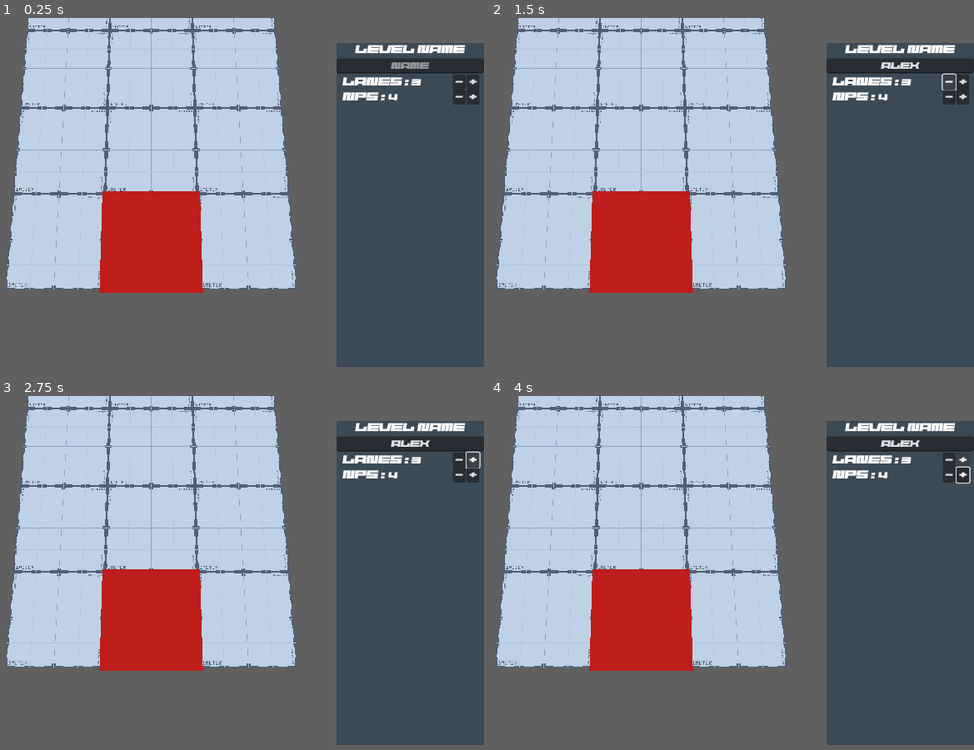
Above: before the commit, frames 1-4 (two rows, left to right).
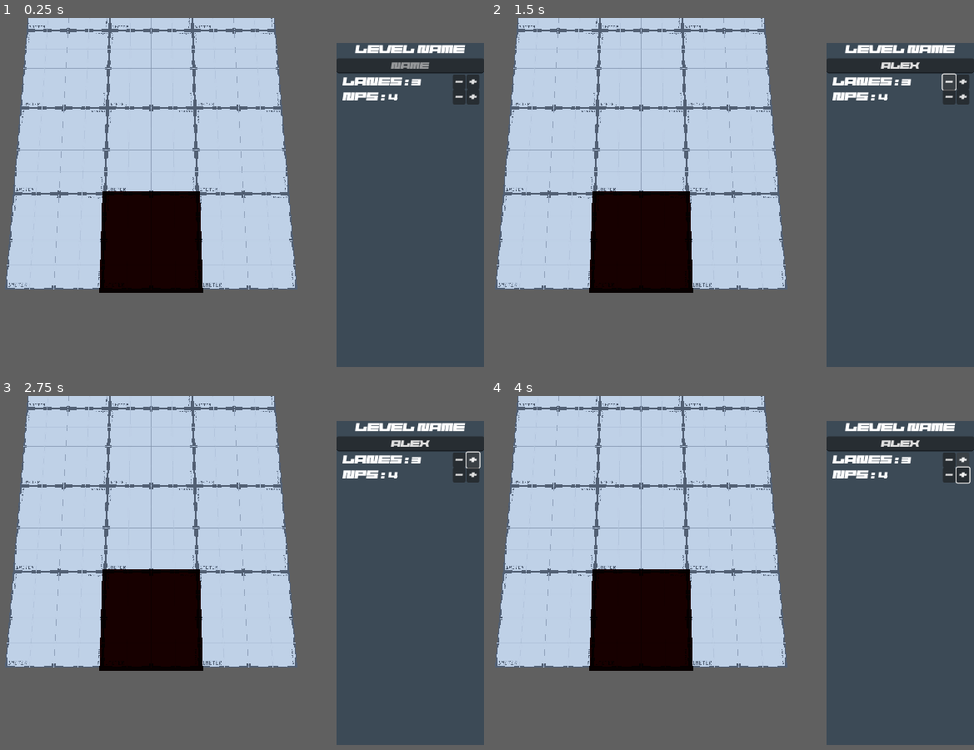
Above: after the commit, the same moments.

Repository: Calverin/Radio-Rideshare
Game: Godot game, scene res://Scenes/level_editor.tscn
Two runs of this game, one before a commit and one after it. Both use one fixed random seed, a clock stepped at 60 frames per second and the inputs below. This scene is started directly instead of the project's main scene. A sky picture missing from this copy of the repository is replaced by a grey-blue gradient.
Inputs (mouse positions are in pixels of both pictures, inside the frame that each line leads up to):
- Up to frame 1 (0.25 s): no input
- Up to frame 2 (1.5 s): click (901, 67) at 0.52 s; type "Alex" at 0.6 s; click "-" at 1.25 s
- Up to frame 3 (2.75 s): click "+" at 2 s
- Up to frame 4 (4 s): tap Enter at 2.75 s; hold , (quick_right) 2.78-3.53 s; tap 1 (object_1) at 2.85 s; tap 2 (object_2) at 3.05, 3.6 s; tap Space (honk) at 3.5 s; hold Down (ui_down) from 3.53 s (still down); tap 0 (object_clear) at 3.8 s

The runs differ from the first frame. In frame 1, 6.0% of the frame differs, in the area x 20-42%, y 48-78%; in frame 2, 6.0%; in frame 3, 6.0%; in frame 4, 6.0%.
Error before the commit: Invalid access to property or key 'title' on a base object of type 'Nil'. (res://Scripts/song.gd:7)
Error after the commit: Invalid access to property or key 'lanes' on a base object of type 'Nil'. (res://Scripts/level_editor.gd:104)

Commit message:
Level data now gets extended to proper length, bars in level editor for seconds

Diff:
--- /dev/null
+++ b/Scenes/bar.tscn
@@ -0,0 +1,11 @@
+[gd_scene load_steps=3 format=3 uid="uid://shftbtjgl12a"]
+
+[sub_resource type="StandardMaterial3D" id="StandardMaterial3D_fn6bs"]
+albedo_color = Color(0, 0, 0, 1)
+
+[sub_resource type="BoxMesh" id="BoxMesh_10jys"]
+material = SubResource("StandardMaterial3D_fn6bs")
+size = Vector3(50, 1, 1)
+
+[node name="Bar" type="MeshInstance3D"]
+mesh = SubResource("BoxMesh_10jys")
--- a/Scenes/level_editor.tscn
+++ b/Scenes/level_editor.tscn
@@ -40,6 +40,7 @@
 
 [sub_resource type="StandardMaterial3D" id="StandardMaterial3D_xlsxm"]
 transparency = 1
+blend_mode = 3
 albedo_color = Color(1, 0.113725, 0, 0.988235)
 
 [sub_resource type="BoxMesh" id="BoxMesh_iie70"]
--- a/Scenes/world.tscn
+++ b/Scenes/world.tscn
@@ -1,8 +1,7 @@
-[gd_scene load_steps=35 format=4 uid="uid://bp3hb20j374vw"]
+[gd_scene load_steps=34 format=4 uid="uid://bp3hb20j374vw"]
 
 [ext_resource type="Texture2D" uid="uid://n705qg6hd6ob" path="res://Assets/Skybox/skybox.exr" id="1_q8wfu"]
 [ext_resource type="Material" uid="uid://e58sm3dscnsb" path="res://Assets/Shaders/crt_shader.material" id="2_623nx"]
-[ext_resource type="PackedScene" uid="uid://c1klncb1e6jt8" path="res://Scenes/car.tscn" id="3_364ao"]
 [ext_resource type="PackedScene" uid="uid://j3un3pk121r3" path="res://Scenes/road.tscn" id="4_b20rt"]
 [ext_resource type="Script" path="res://Scripts/song.gd" id="5_h23w4"]
 
@@ -602,9 +601,6 @@
 
 [node name="Level" type="Node3D" parent="Shader"]
 
-[node name="Car" parent="Shader/Level" instance=ExtResource("3_364ao")]
-speed = 30
-
 [node name="Road" parent="Shader/Level" instance=ExtResource("4_b20rt")]
 transform = Transform3D(1, 0, 0, 0, 1, 0, 0, 0, 1, 0, -3, 0)
 mesh_library = SubResource("MeshLibrary_pcus3")
--- a/Scripts/Util/level_loader.gd
+++ b/Scripts/Util/level_loader.gd
@@ -18,6 +18,7 @@
 
 		# Generate the level if this is called on a GridMap
 		if name == "Road":
+			$"../../../Song".load_song()
 			generate_level($"." as GridMap, level_obj)
 
 static func load_level(level_name: String) -> Level:
@@ -27,7 +28,7 @@
 
 	## Load level
 	var data_string = load_level_data(level_name)
-	print(data_string)
+	#print(data_string)
 	data = data_string.split("\n")
 	for s: String in data:
 		if s.begins_with("#"):
--- a/Scripts/level_editor.gd
+++ b/Scripts/level_editor.gd
@@ -3,14 +3,17 @@
 var current_tile: Vector2i
 
 var current_level: Level
-var level_data
+var level_data: Array
 var level_length: int
+
+var song_position: float = 0.0
 
 @onready var LOADER = $Loader
 @onready var GROUND = $Level/Ground.mesh
 @onready var HIGHLIGHT: MeshInstance3D = $Level/Highlight
 @onready var OBJECTS = $Level/Objects
 
+var BAR = preload("res://Scenes/bar.tscn")
 var TAP_NOTE = preload("res://Scenes/Notes/tap_note.tscn")
 var PARKED_CAR = preload("res://Scenes/Obstacles/parked_car.tscn")
 
@@ -29,12 +32,21 @@
 		return
 	print("(Re)Loading level editor with: " + level)
 	current_level = LOADER.load_level(level)
+	var lanes = current_level.lanes
+	var nps = current_level.nps
 
-	var lanes = current_level.lanes
+	# Load the song and get its length in seconds
+	var song_length: float = $Song.load_song()
+	var proper_length: int = ceil(song_length * float(nps))
+
+	# Set up UI data
 	$UI/RightSidebar/Container/LevelName.text = current_level.title
 	$UI/RightSidebar/Container/Lanes/Amount.text = str(lanes)
+	$UI/RightSidebar/Container/NPS/Amount.text = str(nps)
 	if (not starting_tile):
 		starting_tile = Vector2i((lanes / 2), 0)
+
+	# Set ground size
 	GROUND.size.x = lanes * 10
 	GROUND.material.uv1_scale.x = lanes
 
@@ -42,8 +54,23 @@
 	level_data = current_level.data
 	level_length = len(level_data)
 
+	# Check if there's a mismatch in song length
+	if proper_length > level_length:
+		for i in range(proper_length - level_length):
+			level_data.append("".rpad(lanes, "0"))
+		level_length = proper_length
+		save_level()
+
 	# Insert initial objects
 	for i in range(level_length):
+		# Bars
+		if (i % current_level.nps == 0):
+			var b = BAR.instantiate()
+			b.position = Vector3(0, 0, i * -10 + 2000)
+			b.mesh.size.x = lanes * 10
+			b.name += str(i / current_level.nps)
+			$Level/Ground.add_child(b)
+		# Objects
 		var line = level_data[i].split()
 		for o in range(len(line)):
 			if line[o] != '0':
@@ -88,6 +115,13 @@
 		save_level()
 		get_tree().change_scene_to_file("res://Scenes/Menus/level_selector.tscn")
 
+	if Input.is_action_just_pressed("toggle_music"):
+		if $Song.playing:
+			song_position = $Song.get_playback_position()
+			$Song.stop()
+		else:
+			$Song.play(song_position)
+
 func insert_object(scene: PackedScene, id: int):
 	# Remove all nodes at that position already:
 	for child in OBJECTS.get_children():
@@ -97,7 +131,7 @@
 			break
 
 	# Add the new node to the level data
-	print(level_data)
+	#print(level_data)
 	var line = level_data[current_tile.y].split()
 	line[current_tile.x] = str(id)
 	level_data[current_tile.y] = "".join(line)
--- a/Scripts/song.gd
+++ b/Scripts/song.gd
@@ -1,10 +1,15 @@
 extends AudioStreamPlayer
 
-
-# Called when the node enters the scene tree for the first time.
-func _ready() -> void:
+func load_song() -> float:
 	# Load song
 	var song: AudioStreamMP3 = LevelLoader.find_level_song(LevelLoader.current_level.title)
 	stream = song
+
+	# Probably temporary lol but speeds up the song relative to NPS above 4
+	pitch_scale = 1 + ((float(LevelLoader.current_level.nps) / 4.0) - 1) / 20.0
+
+	# Start song automatically for gameplay
 	if get_parent().name == "World":
 		play()
+
+	return song.get_length()
--- a/project.godot
+++ b/project.godot
@@ -20,10 +20,18 @@
 [autoload]
 
 LevelLoader="*res://Scripts/Util/level_loader.gd"
+UI="*res://Scripts/Menus/ui.gd"
 
 [dotnet]
 
 project/assembly_name="Radio-Rideshare"
+
+[global_group]
+
+inside_notes="Notes you're currently inside of"
+drift_notes=""
+tap_notes=""
+inside_drifts=""
 
 [input]
 
@@ -64,6 +72,17 @@
 , Object(InputEventKey,"resource_local_to_scene":false,"resource_name":"","device":-1,"window_id":0,"alt_pressed":false …(182 unchanged characters)…
 ]
 }
+exit={
+"deadzone": 0.5,
+"events": [Object(InputEventKey,"resource_local_to_scene":false,"resource_name":"","device":-1,"window_id":0,"alt_pressed":false,"shift_pressed":false,"ctrl_pressed":false,"meta_pressed":false,"pressed":false,"keycode":0,"physical_keycode":4194305,"key_label":0,"unicode":0,"location":0,"echo":false,"script":null)
+]
+}
+object_clear={
+"deadzone": 0.5,
+"events": [Object(InputEventKey,"resource_local_to_scene":false,"resource_name":"","device":-1,"window_id":0,"alt_pressed":false,"shift_pressed":false,"ctrl_pressed":false,"meta_pressed":false,"pressed":false,"keycode":0,"physical_keycode":48,"key_label":0,"unicode":48,"location":0,"echo":false,"script":null)
+, Object(InputEventKey,"resource_local_to_scene":false,"resource_name":"","device":-1,"window_id":0,"alt_pressed":false,"shift_pressed":false,"ctrl_pressed":false,"meta_pressed":false,"pressed":false,"keycode":0,"physical_keycode":4194308,"key_label":0,"unicode":0,"location":0,"echo":false,"script":null)
+]
+}
 object_1={
 "deadzone": 0.5,
 "events": [Object(InputEventKey,"resource_local_to_scene":false,"resource_name":"","device":-1,"window_id":0,"alt_press …(191 unchanged characters)…
@@ -79,14 +98,18 @@
 "events": [Object(InputEventKey,"resource_local_to_scene":false,"resource_name":"","device":-1,"window_id":0,"alt_press …(191 unchanged characters)…
 ]
 }
-exit={
+object_4={
 "deadzone": 0.5,
-"events": [Object(InputEventKey,"resource_local_to_scene":fa …(140 unchanged characters)… d":false,"keycode":0,"physical_keycode":4194305,"key_label":0,"unicode":0,"location":0,"echo":false,"script":null)
+"events": [Object(InputEventKey,"resource_local_to_scene":fa …(140 unchanged characters)… d":false,"keycode":0,"physical_keycode":52,"key_label":0,"unicode":52,"location":0,"echo":false,"script":null)
 ]
 }
-object_clear={
+object_5={
 "deadzone": 0.5,
-"events": [Object(InputEventKey,"resource_local_to_scene":fa …(140 unchanged characters)… d":false,"keycode":0,"physical_keycode":48,"key_label":0,"unicode":48,"location":0,"echo":false,"script":null)
-, Object(InputEventKey,"resource_local_to_scene":false,"resource_name":"","device":-1,"window_id":0,"alt_pressed":false,"shift_pressed":false,"ctrl_pressed":false,"meta_pressed":false,"pressed":false,"keycode":0,"physical_keycode":4194308,"key_label":0,"unicode":0,"location":0,"echo":false,"script":null)
+"events": [Object(InputEventKey,"resource_local_to_scene":fa …(140 unchanged characters)… d":false,"keycode":0,"physical_keycode":53,"key_label":0,"unicode":53,"location":0,"echo":false,"script":null)
 ]
 }
+toggle_music={
+"deadzone": 0.5,
+"events": [Object(InputEventKey,"resource_local_to_scene":false,"resource_name":"","device":-1,"window_id":0,"alt_pressed":false,"shift_pressed":false,"ctrl_pressed":false,"meta_pressed":false,"pressed":false,"keycode":0,"physical_keycode":32,"key_label":0,"unicode":32,"location":0,"echo":false,"script":null)
+]
+}
Not shown: 1 places in Scenes/level_editor.tscn that only renumber resources
Not shown: 12 places in Scenes/world.tscn that only renumber resources
